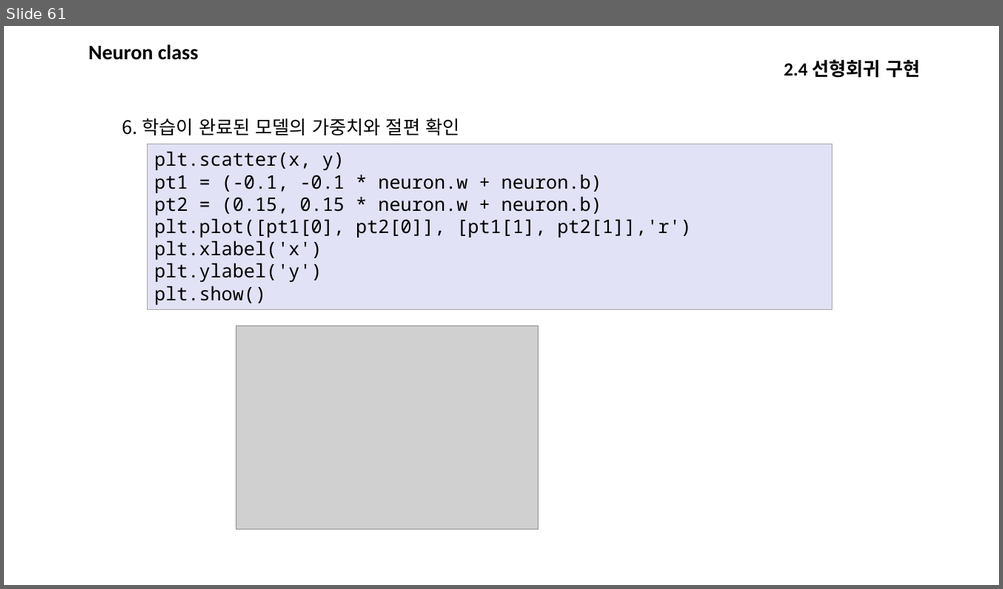
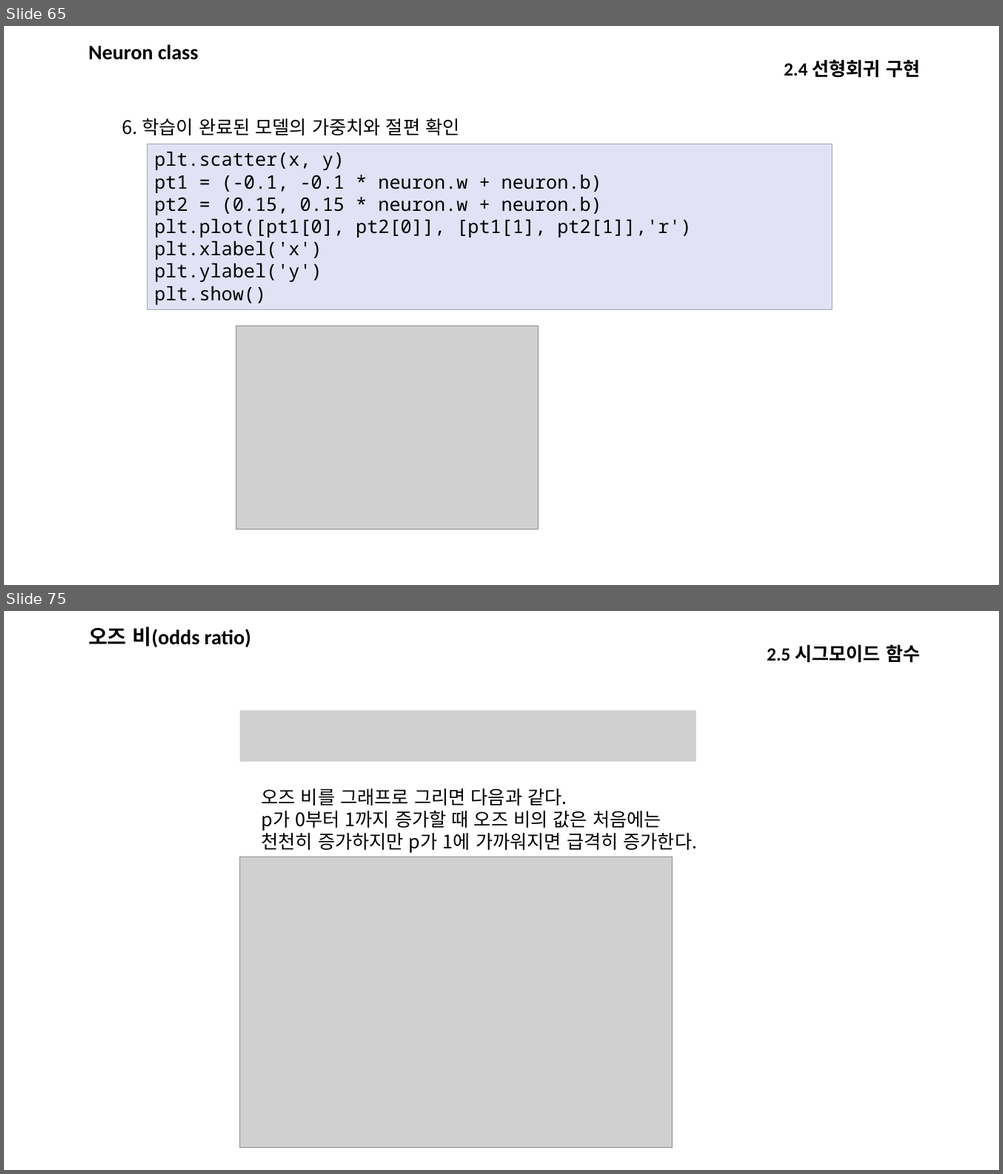
Before and after one commit to kjungmo/SBA2020_dataScience, a slide deck: 데이터분석.pptx. Shown one above the other, each under a label of ours: slide 61 before the commit, slides 65 and 75 after it; the slides between them are not shown. The pictures are 1003x589 and 1003x1174 pixels, drawn with LibreOffice and Linux fonts; fonts in the diff are those of the drawing; grey boxes stand for pictures. Boxes give left, top, right and bottom in pixels: in the first picture for what was removed or moved away, otherwise in the second. Text is boxed around its words. In the diff, an @@ line names an element or a change of style, - is before the commit and + after.

```diff
--- a/데이터분석.pptx
+++ b/데이터분석.pptx
@@ slide 75 added at (x1=4, y1=611, x2=999, y2=1170), background #FFFFFF @@
@@ text added at (x1=88, y1=627, x2=251, y2=647), 20 pt, text #000000, bold @@
+오즈 비(odds ratio)
@@ text added at (x1=766, y1=644, x2=919, y2=663), 18 pt, text #000000, bold @@
+2.5 시그모이드 함수
@@ picture added at (x1=240, y1=710, x2=696, y2=762) @@
@@ text added at (x1=261, y1=789, x2=697, y2=853), 18 pt, text #000000 @@
+오즈 비를 그래프로 그리면 다음과 같다.
+p가 0부터 1까지 증가할 때 오즈 비의 값은 처음에는
+천천히 증가하지만 p가 1에 가까워지면 급격히 증가한다.
@@ picture added at (x1=240, y1=857, x2=671, y2=1148) @@
@@ what was slide 61 is now slide 65 @@
```
Also in this commit, not shown: 9 slides changed, 43 other slides added.
